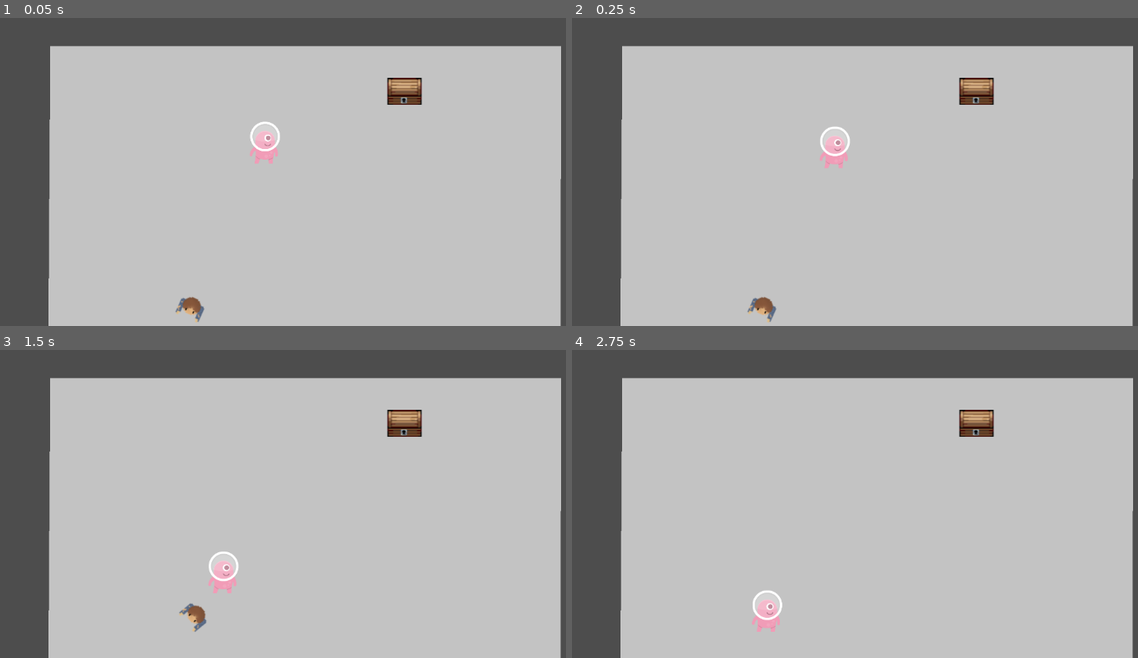
Above: before the commit, frames 1-4 (two rows, left to right).
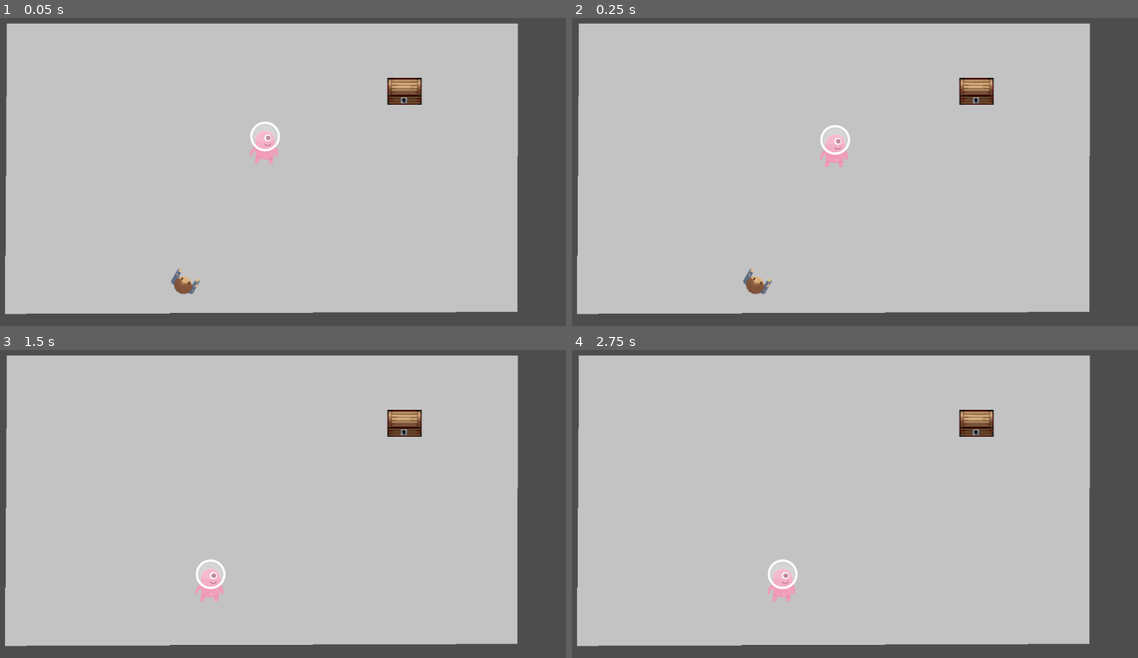
Above: after the commit, the same moments.

Repository: MashdorDev/AI-Treasure-Hunt
Game: Godot game, scene res://Scenes/scene.tscn
The game is run twice, just before and just after one commit, with the same random seed, the same clock (stepped at 60 frames per second) and the same inputs.
Inputs (mouse positions are in pixels of both pictures, inside the frame that each line leads up to):
- Up to frame 1 (0.05 s): no input
- Up to frame 2 (0.25 s): no input
- Up to frame 3 (1.5 s): move the mouse to (407, 454) at 0.52 s; click (407, 454) at 0.67 s; move the mouse to (135, 491) at 1.27 s; click (135, 491) at 1.42 s
- Up to frame 4 (2.75 s): move the mouse to (900, 393) at 2.02 s; click (900, 393) at 2.17 s

The runs differ from the first frame. In frame 1, 25% of the frame differs, in the area x 0-100%, y 1-100%; in frame 2, 25%; in frame 3, 25%; in frame 4, 25%.

Commit message:
prediction now working and fixed collision issue

Diff:
--- a/Scenes/scene.tscn
+++ b/Scenes/scene.tscn
@@ -13,9 +13,9 @@
 [sub_resource type="CircleShape2D" id="CircleShape2D_dg6pi"]
 radius = 8.43
 
-[sub_resource type="CapsuleShape2D" id="CapsuleShape2D_4he71"]
-radius = 7.89473
-height = 22.7273
+[sub_resource type="CapsuleShape2D" id="CapsuleShape2D_bwhv1"]
+radius = 24.0
+height = 70.0
 
 [node name="Scene1" type="Node2D"]
 
@@ -24,7 +24,7 @@
 [node name="IslandMap" type="Node2D" parent="."]
 
 [node name="Island" type="Polygon2D" parent="IslandMap"]
-position = Vector2(7, 42)
+position = Vector2(-69, 2)
 scale = Vector2(1.80085, 1.72675)
 color = Color(0.764706, 0.764706, 0.764706, 1)
 polygon = PackedVector2Array(-213, -122, -215.029, 174.113, 284.041, 172.042, 285.055, -122, 210.878, -122)
@@ -44,26 +44,25 @@
 hframes = 2
 
 [node name="Player" type="Area2D" parent="."]
-position = Vector2(-128, 288)
+position = Vector2(-144, 253)
 scale = Vector2(2, 2)
+collision_mask = 2
 script = ExtResource("1_til2b")
 
 [node name="Sprite2D" type="Sprite2D" parent="Player"]
-rotation = -1.5708
+rotation = 1.5708
 texture = ExtResource("4_baykx")
 
 [node name="CollisionShape2D" type="CollisionShape2D" parent="Player"]
+scale = Vector2(1.5, 1.5)
 shape = SubResource("CircleShape2D_dg6pi")
 
-[node name="Enemy" type="Node2D" parent="."]
+[node name="Enemy" type="Area2D" parent="."]
 script = ExtResource("5_xaii1")
 
 [node name="Sprite2D" type="Sprite2D" parent="Enemy"]
 scale = Vector2(0.5, 0.5)
 texture = ExtResource("6_oohnw")
 
-[node name="Area2D" type="Area2D" parent="Enemy"]
-
-[node name="CollisionShape2D" type="CollisionShape2D" parent="Enemy/Area2D"]
-scale = Vector2(2.28, 3.08)
-shape = SubResource("CapsuleShape2D_4he71")
+[node name="CollisionShape2D" type="CollisionShape2D" parent="Enemy"]
+shape = SubResource("CapsuleShape2D_bwhv1")
--- a/Scripts/Enemy.gd
+++ b/Scripts/Enemy.gd
@@ -1,51 +1,50 @@
 extends Node2D
 
-var speed: float = 20.0
+var speed: float = 220.0
+var prediction_time: float = 0.5
 var player: Node2D
-var player_velocity: Vector2  # Assuming this is updated in your player script
+var player_velocity: Vector2
 var end_game_triggered: bool = false
 var current_velocity: Vector2 = Vector2()
 var is_seeking: bool = true
 
 func _ready():
 	print_debug("Hello From Enemy")
-	player = get_node("../Player")
-	$Area2D.connect("body_entered", Callable(self, "_on_body_entered"))
+	player = get_node("../Player")  # Ensure this correctly references the player node
+	self.area_entered.connect(_on_body_entered)  # Connect collision signal
+	set_process(true)
 
 func _physics_process(delta):
 	if player == null or end_game_triggered or not is_seeking:
 		return
-	player_velocity = player.get("current_velocity")  # Replace 'current_velocity' with the actual variable name in your player script
-	seek(player.global_position + player_velocity * delta, delta)
+
+	player_velocity = player.get("current_velocity")
+	var predicted_position = player.global_position + player_velocity * prediction_time
+	seek(predicted_position, delta)
 
 func seek(target_position: Vector2, delta: float) -> void:
 	var distance_to_player = global_position.distance_to(target_position)
+	var desired_velocity: Vector2 = (target_position - global_position).normalized() * speed
 
-	if distance_to_player <= 20:
-		current_velocity = Vector2.ZERO
-		global_position = target_position  # Snap to the exact position
-		_on_body_entered(player)
-		is_seeking = false  # Stop seeking
-		return
+	# Adjust the speed based on distance to the player
+	if distance_to_player < 50:  # This is the slowing radius, adjust as needed
+		var slowing_factor = distance_to_player / 50  # Slow down as it gets closer
+		desired_velocity *= slowing_factor
 
-	# Dynamically adjust speed based on distance to player
-	var slowing_radius: float = 20.0  # Radius within which to start slowing down
-	var adjusted_speed: float = speed * (distance_to_player / slowing_radius)
-	if adjusted_speed < 10.0:  # Minimum speed threshold
-		adjusted_speed = 10.0
+	# Apply a steering force towards the desired velocity
+	var steering: Vector2 = (desired_velocity - current_velocity).normalized() * speed
+	current_velocity += steering * delta
 
-	var desired_velocity: Vector2 = (target_position - global_position).normalized() * adjusted_speed
-	var steering: Vector2 = desired_velocity - current_velocity
-	current_velocity += steering * delta
+	# Update the position
 	global_position += current_velocity * delta
 
+
 func _on_body_entered(body: Node) -> void:
-	print("Body entered: ", body.name)
 	if body == player:
 		print("collided with player")
-		player.queue_free()
+		player.queue_free()  # Delete the player on collision
 		trigger_end_game()
 
 func trigger_end_game() -> void:
 	end_game_triggered = true
-	# Implement your end game sequence here
+	# Add any end game logic here
--- a/Scripts/Player.gd
+++ b/Scripts/Player.gd
@@ -1,23 +1,27 @@
 extends Node2D
 
 var speed = 400  # Speed in pixels per second
-var current_velocity = Vector2.ZERO  # Added this line to store the player's current velocity
+var current_velocity = Vector2.ZERO  # Store the player's current velocity
+var movement_smoothness = 0.1  # Adjust for smoother movement transitions
 
 func _ready():
-	call_deferred("set_name", "Player")  # Defer renaming the node to the next frame
+	call_deferred("set_name", "Player")
 
 func _process(delta):
 	var mouse_pos = get_global_mouse_position()
 	var to_mouse_vector = mouse_pos - global_position
 
 	# Make the player face the mouse
-	look_at(mouse_pos * -1)
+	look_at(mouse_pos)
 
 	# Move the player towards the mouse when the left mouse button is pressed
 	if Input.is_mouse_button_pressed(MOUSE_BUTTON_LEFT):
 		if to_mouse_vector.length() > 10:
-			to_mouse_vector = to_mouse_vector.normalized() * speed
-			global_position += to_mouse_vector * delta
-			current_velocity = to_mouse_vector  # Update the current_velocity variable
+			var target_velocity = to_mouse_vector.normalized() * speed
+			current_velocity = current_velocity.lerp(target_velocity, movement_smoothness)
 		else:
-			current_velocity = Vector2.ZERO  # Reset the velocity if the player is not moving
+			current_velocity = Vector2.ZERO
+	else:
+		current_velocity = current_velocity.lerp(Vector2.ZERO, movement_smoothness)
+
+	global_position += current_velocity * delta
